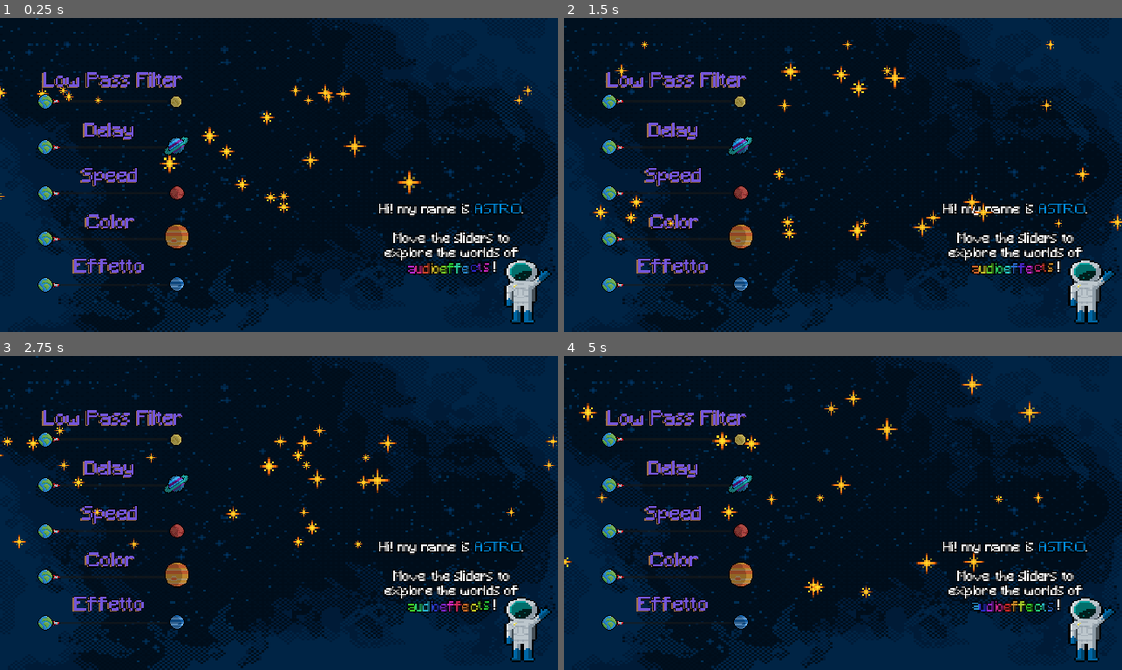
Above: before the commit, frames 1-4 (two rows, left to right).
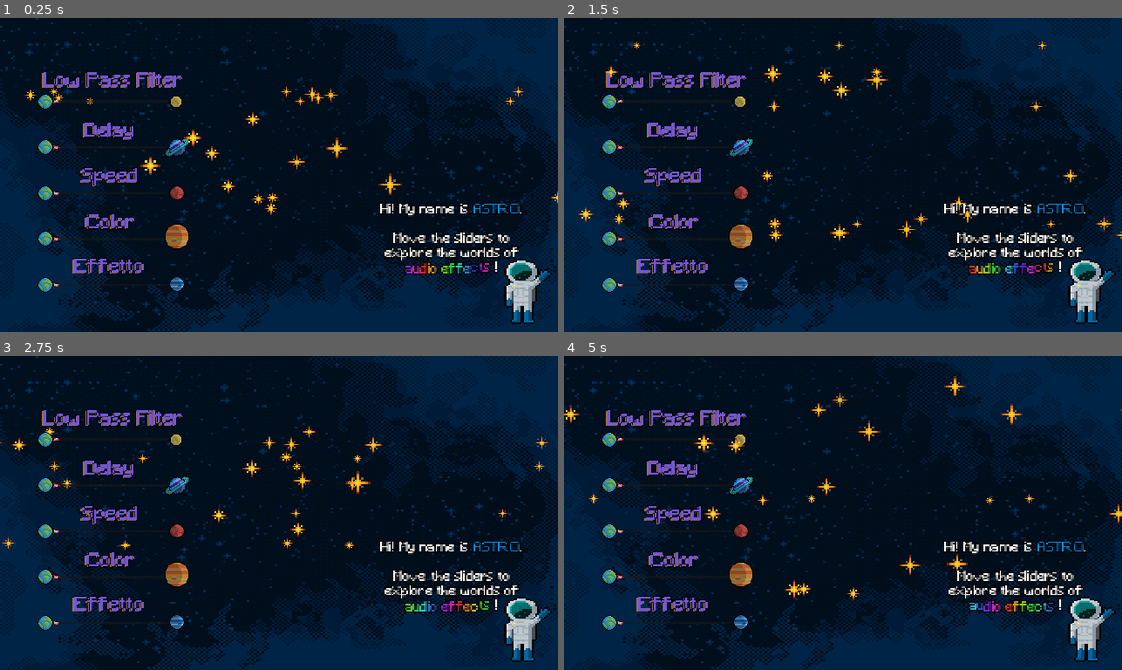
Above: after the commit, the same moments.

Repository: mengo1993/gianluandreeducationalgamejam
Game: Godot game, scene res://game.tscn
Same seed, same stepped clock (60 frames per second), same inputs: the game is played once before the commit and once after it. Sound files missing from this copy of the repository are replaced by a short silence.
Inputs:
- Up to frame 1 (0.25 s): no input
- Up to frame 2 (1.5 s): no input
- Up to frame 3 (2.75 s): no input
- Up to frame 4 (5 s): no input

The runs differ from the first frame. In frame 1, 8.1% of the frame differs, in the area x 0-100%, y 0-100%; in frame 2, 8.3%; in frame 3, 8.2%; in frame 4, 8.4%.

Commit message:
Fix Z index
lo sfondo é a -2, le prime particelle a -1, le scritte a 0, e le seconde particelle a +1

Diff:
--- a/game.tscn
+++ b/game.tscn
@@ -20,7 +20,7 @@
 
 [sub_resource type="AtlasTexture" id="AtlasTexture_ryrav"]
 atlas = ExtResource("5_7jktm")
-region = Rect2(80, 32, 672, 16)
+region = Rect2(80, 32, 689.5, 13.75)
 
 [node name="game" type="Node2D"]
 script = ExtResource("1_e2o6t")
@@ -38,13 +38,14 @@
 
 [node name="Sfondo_Space" type="TextureRect" parent="Control"]
 modulate = Color(3.46541e-06, 0.638795, 0.875171, 1)
+z_index = -2
 texture_filter = 1
 layout_mode = 1
 anchors_preset = 15
 anchor_right = 1.0
 anchor_bottom = 1.0
-offset_right = -1280.0
-offset_bottom = -720.0
+offset_right = -1279.0
+offset_bottom = -719.0
 grow_horizontal = 2
 grow_vertical = 2
 texture = ExtResource("2_7jktm")
@@ -79,9 +80,9 @@
 theme_override_font_sizes/normal_font_size = 9
 theme_override_font_sizes/bold_font_size = 0
 bbcode_enabled = true
-text = "Hi! my name is [color=#008ce0]ASTRO[/color].
-
-Move the sliders to explore the worlds of  [rainbow][wave] audioeffects [/wave][/rainbow]!"
+text = "Hi! My name is [color=#008ce0]ASTRO[/color].
+
+Move the sliders to explore the worlds of  [rainbow][wave] audio effects [/wave][/rainbow]!"
 horizontal_alignment = 1
 
 [node name="Container_V_ Effects" type="VBoxContainer" parent="Control"]
@@ -309,6 +310,7 @@
 texture = ExtResource("6_ryrav")
 
 [node name="Particles3" parent="ParticlesManager" instance=ExtResource("1_80nbo")]
+z_index = 1
 texture_filter = 1
 position = Vector2(521, 165)
 scale = Vector2(7, 7)
@@ -316,6 +318,7 @@
 texture = SubResource("AtlasTexture_ryrav")
 
 [node name="Particles" parent="ParticlesManager" instance=ExtResource("1_80nbo")]
+z_index = -1
 texture_filter = 1
 position = Vector2(198, 135)
 scale = Vector2(7, 7)
@@ -354,7 +357,7 @@
 texture = ExtResource("13_215e1")
 
 [node name="Saturn" type="Sprite2D" parent="Planets/Other_planets"]
-position = Vector2(202, 119)
+position = Vector2(203, 121)
 rotation = -0.584685
 scale = Vector2(1.3, 1.3)
 texture = ExtResource("9_7sc4i")
